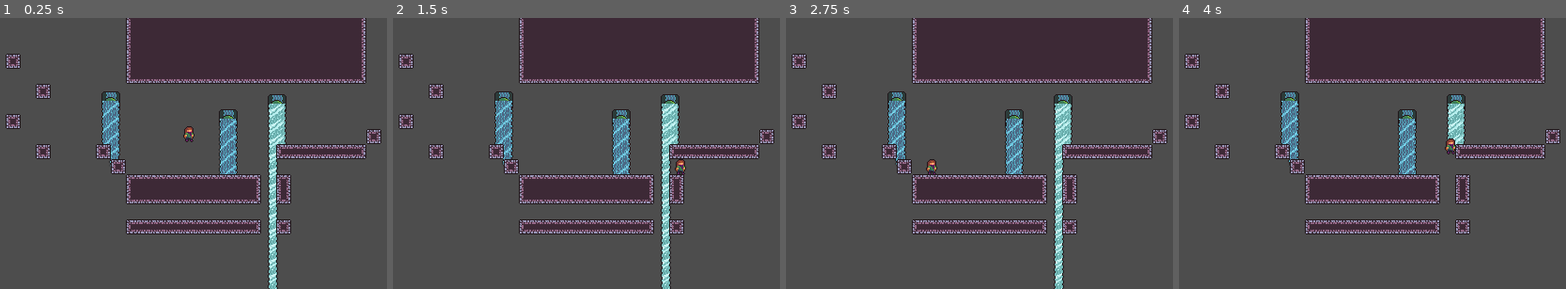
Above: before the commit, frames 1-4 (left to right).
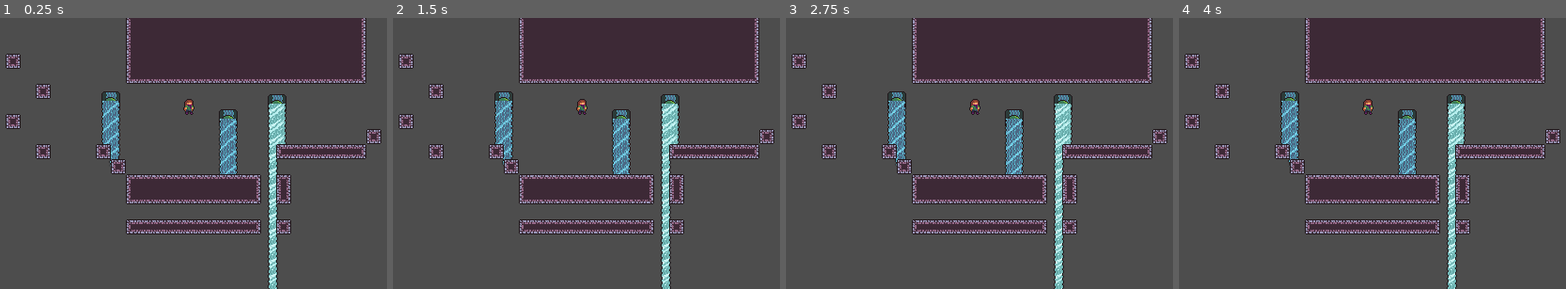
Above: after the commit, the same moments.

Repository: slime-time/slime-world
Game: Godot game, scene res://levels/FluidTestLevel.tscn
Two runs of this game, one before a commit and one after it. Both use one fixed random seed, a clock stepped at 60 frames per second and the inputs below. This scene is started directly instead of the project's main scene.
Inputs:
- Up to frame 1 (0.25 s): no input
- Up to frame 2 (1.5 s): hold V (transform) 0.53-1.28 s; hold Right (move_right) from 0.53 s (still down); tap W (jump) at 0.77 s; tap V (transform) at 1.35 s
- Up to frame 3 (2.75 s): tap W (jump) at 1.52 s; release Right (move_right) at 2.03 s; hold Left (move_left) from 2.03 s (still down); hold V (transform) from 2.03 s (still down)
- Up to frame 4 (4 s): release Left (move_left) at 2.78 s; release V (transform) at 2.78 s; hold Right (move_right) from 2.78 s (still down); tap V (transform) at 2.85 s; tap W (jump) at 3.02, 3.77 s; hold V (transform) from 3.53 s (still down)

The runs differ from the first frame. In frame 1, 0.3% of the frame differs, in the area x 47-51%, y 29-46%; in frame 2, 0.3%; in frame 3, 0.8%; in frame 4, 1.4%, in the area x 47-72%, y 29-100%.
Error after the commit: Parse Error: Could not resolve super class inheritance from "res://player/Slime/Slime.gd". (res://player/Slime/GreenSlime/GreenSlime.gd:2)

Commit message:
Fluid flow refactoring

Diff:
--- a/components/FluidFlow/FluidFlow.gd
+++ b/components/FluidFlow/FluidFlow.gd
@@ -73,7 +73,7 @@
 		_ray_hits.fill(0)
 
 # Clear flow sprite instances and instantiate new ones from the current water parts
-func _reinstance_flow_sprites() -> void:
+func _reinstanceFlowParts() -> void:
 	# Free old instances
 	for child in get_children():
 		if child is FluidFlowPart:
@@ -95,7 +95,7 @@
 				# Update position and size
 				node.position = rect.position
 				var size = Vector2i(rect.size.x, min(16, rect.size.y + flow_falloff))
-				node.init_flow_part(flow_type, rect.position.x + 8, size, rect.size.y, rect.size.y + flow_falloff)
+				node.initFlowPart(flow_type, rect.position.x + 8, size, rect.size.y, rect.size.y + flow_falloff)
 
 				# If the falloff is greater than (16 - this height), we need an additional sprite for the rest of the falloff
 				if flow_falloff > 16 - rect.size.y:
@@ -103,7 +103,7 @@
 					var falloff_node = flow_part_scene.instantiate() as FluidFlowPart
 					add_child(falloff_node)
 					falloff_node.position = falloff_rect.position
-					falloff_node.init_flow_part(flow_type, falloff_rect.position.x + 8, falloff_rect.size,
+					falloff_node.initFlowPart(flow_type, falloff_rect.position.x + 8, falloff_rect.size,
 												falloff_rect.size.y - flow_falloff, falloff_rect.size.y)
 			else:
 				# Instantiate a node and add to the scene tree so it's readied
@@ -112,7 +112,7 @@
 
 				# Update position and size
 				node.position = rect.position
-				node.init_flow_part(flow_type, rect.position.x + 8, rect.size, 16, 16)
+				node.initFlowPart(flow_type, rect.position.x + 8, rect.size, 16, 16)
 
 func _physics_process(_delta: float) -> void:
 	if !is_flow_enabled:
@@ -180,4 +180,4 @@
 				_flow_parts.back().is_bottom = true
 
 	# Reintance flow sprites based on the new parts
-	_reinstance_flow_sprites()
+	_reinstanceFlowParts()
--- a/components/FluidFlow/FluidFlowPart.gd
+++ b/components/FluidFlow/FluidFlowPart.gd
@@ -20,7 +20,7 @@
 	anim_duration = anim_frames / anim_speed
 
 # Resizes the flow part to the new width
-func init_flow_part(type: FluidFlow.Type, x_offset: int, size: Vector2, clip_start: int = 16, clip_end: int = 16) -> void:
+func initFlowPart(type: FluidFlow.Type, x_offset: int, size: Vector2, clip_start: int = 16, clip_end: int = 16) -> void:
 	if clip_start < 16:
 		# We're using the gradient mask; make it unique
 		mask.texture = mask.texture.duplicate() as GradientTexture2D
--- a/player/PlayerMovement/PlayerMovement.gd
+++ b/player/PlayerMovement/PlayerMovement.gd
@@ -36,8 +36,8 @@
 
 # Abstract method for defining fluid interactions
 # Triggered when a fluid emitter hits this character, with the fluid type of the emitter
-func on_fluid_hit(_fluid_type: FluidFlow.Type) -> void:
-	pass
+func onFluidHit(_fluid_type: FluidFlow.Type) -> void:
+    pass
 
 
 # Move along the ground or in the air
